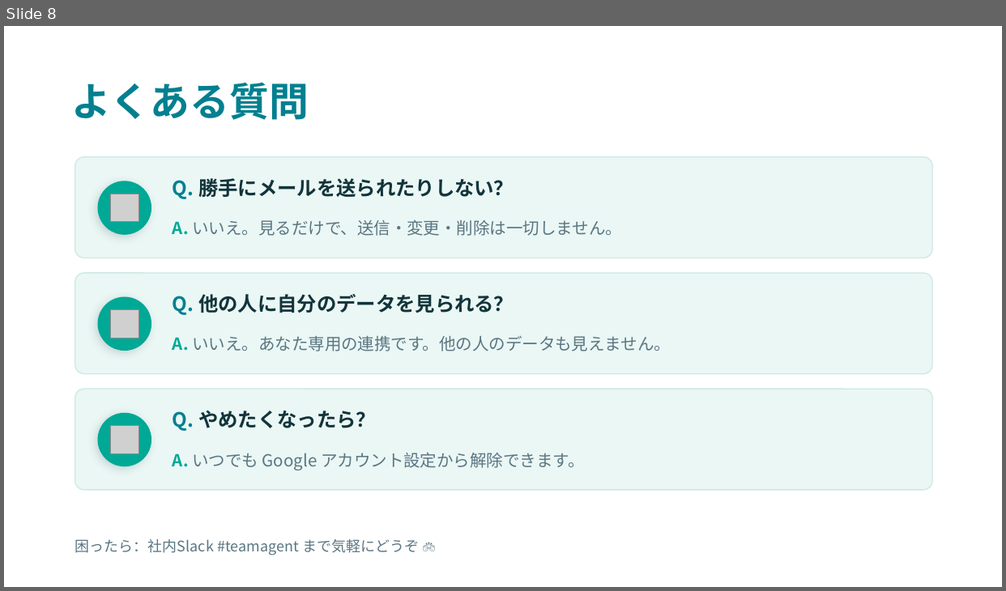
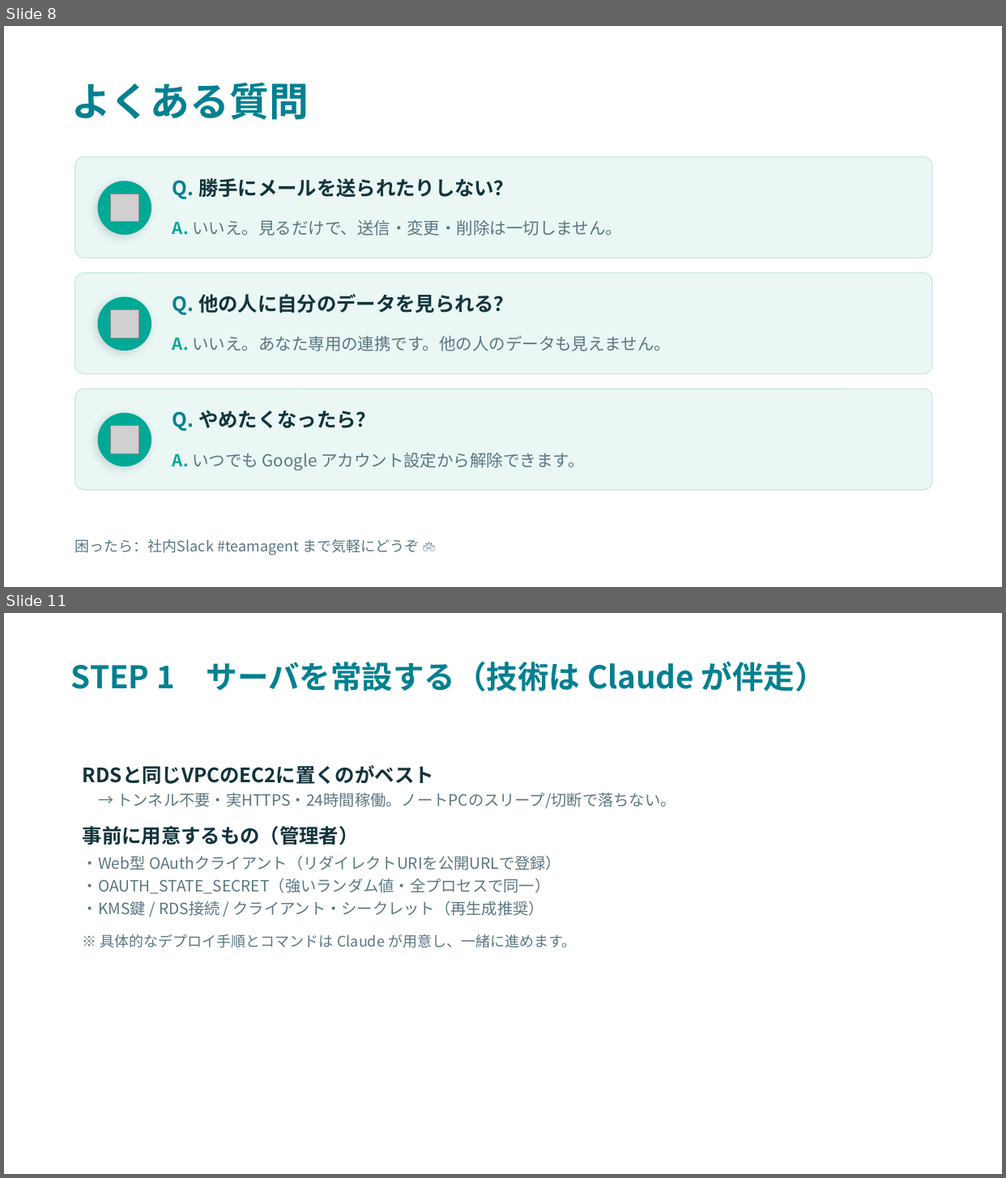
Before and after one commit to noirelumiere00/TeamAgent, a slide deck: docs/poc/salesperson_connect_guide.pptx. Shown one above the other, each under a label of ours: slide 8 before the commit, slides 8 and 11 after it; the slides between them are not shown. The pictures are 1006x591 and 1006x1178 pixels, drawn with LibreOffice and Linux fonts; fonts in the diff are those of the drawing; grey boxes stand for pictures. Boxes give left, top, right and bottom in pixels: in the first picture for what was removed or moved away, otherwise in the second. Text is boxed around its words. In the diff, an @@ line names an element or a change of style, - is before the commit and + after.

```diff
--- a/docs/poc/salesperson_connect_guide.pptx
+++ b/docs/poc/salesperson_connect_guide.pptx
@@ slide 11 added at bbox=[4, 613, 1002, 1174], background #FFFFFF @@
@@ text added at bbox=[71, 661, 826, 692], 30 pt, text #028090, bold @@
+STEP 1 サーバを常設する（技術は Claude が伴走）
@@ text added at bbox=[83, 765, 676, 948], 15 pt, text #5B7682 @@
+RDSと同じVPCのEC2に置くのがベスト
+→ トンネル不要・実HTTPS・24時間稼働。ノートPCのスリープ/切断で落ちない。
+事前に用意するもの（管理者）
+・Web型 OAuthクライアント（リダイレクトURIを公開URLで登録）
+・OAUTH_STATE_SECRET（強いランダム値・全プロセスで同一）
+・KMS鍵 / RDS接続 / クライアント・シークレット（再生成推奨）
+※ 具体的なデプロイ手順とコマンドは Claude が用意し、一緒に進めます。
```
Also in this commit, not shown: 4 other slides added.
